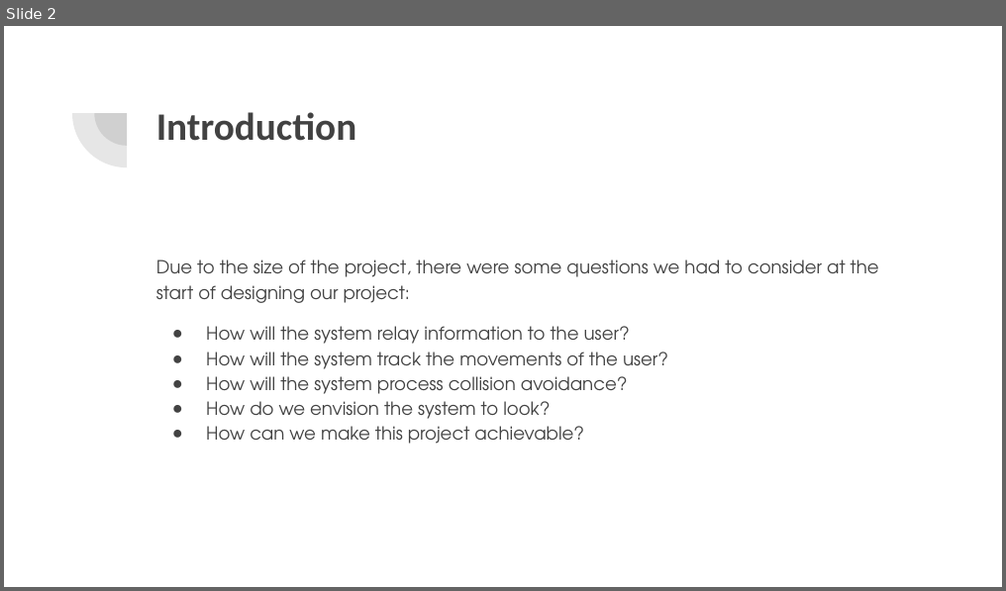
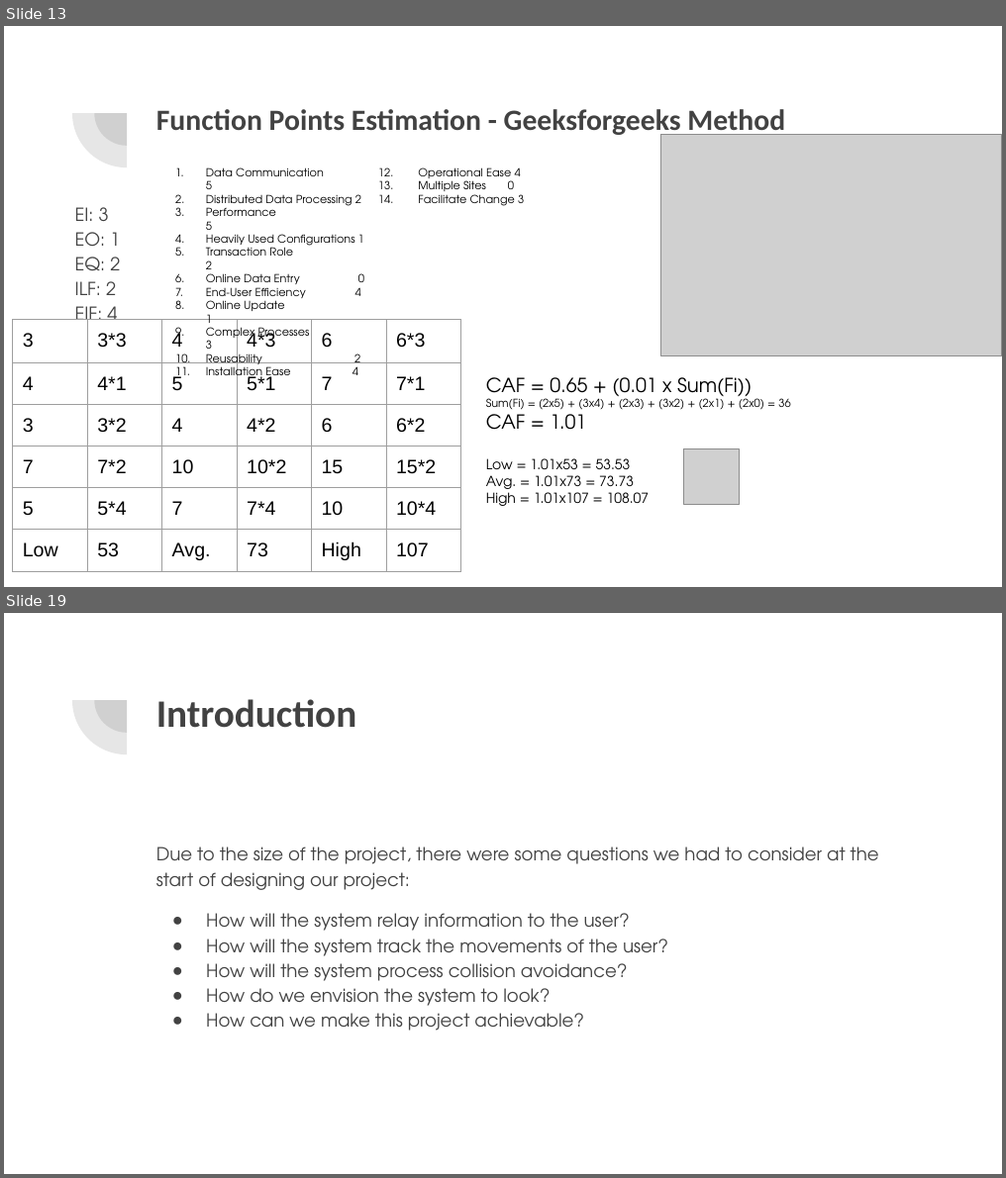
Before and after one commit to awyeasting/BlindSight, a slide deck: Documents/October Presentation.pptx. Shown one above the other, each under a label of ours: slide 2 before the commit, slides 13 and 19 after it; the slides between them are not shown. The pictures are 1006x591 and 1006x1178 pixels, drawn with LibreOffice and Linux fonts; fonts in the diff are those of the drawing; grey boxes stand for pictures. Boxes give left, top, right and bottom in pixels: in the first picture for what was removed or moved away, otherwise in the second. Text is boxed around its words. In the diff, an @@ line names an element or a change of style, - is before the commit and + after.

```diff
--- a/Documents/October Presentation.pptx
+++ b/Documents/October Presentation.pptx
@@ slide 13 added at [4,26,1002,587], background #FFFFFF; not listed: 2 template elements that a slide beside it also shows @@
@@ title added at [156,109,785,137], 21.2 pt, text #424242, bold @@
+Function Points Estimation - Geeksforgeeks Method
@@ picture added at [661,135,1002,358] @@
@@ text added at [206,168,364,381], 8 pt, text #000000 @@
+1. Data Communication 5
+2. Distributed Data Processing 2
+3. Performance 5
+4. Heavily Used Configurations 1
+5. Transaction Role 2
+6. Online Data Entry 0
+7. End-User Efficiency 4
+8. Online Update 1
+9. Complex Processes 3
+10. Reusability 2
+11. Installation Ease 4
@@ text added at [378,168,524,206], 8 pt, text #000000 @@
+12. Operational Ease 4
+13. Multiple Sites 0
+14. Facilitate Change 3
@@ text added at [75,207,120,328], 13 pt, text #424242 @@
+EI: 3
+EO: 1
+EQ: 2
+ILF: 2
+EIF: 4
@@ table added at [13,319,462,587], 6 rows, 6 columns @@
+3 | 3*3 | 4 | 4*3 | 6 | 6*3
+4 | 4*1 | 5 | 5*1 | 7 | 7*1
+3 | 3*2 | 4 | 4*2 | 6 | 6*2
+7 | 7*2 | 10 | 10*2 | 15 | 15*2
+5 | 5*4 | 7 | 7*4 | 10 | 10*4
+Low | 53 | Avg. | 73 | High | 107
@@ text added at [486,377,790,506], 10 pt, text #000000 @@
+CAF = 0.65 + (0.01 x Sum(Fi))
+Sum(Fi) = (2x5) + (3x4) + (2x3) + (3x2) + (2x1) + (2x0) = 36
+CAF = 1.01
+Low = 1.01x53 = 53.53
+Avg. = 1.01x73 = 73.73
+High = 1.01x107 = 108.07
@@ picture added at [683,449,739,504] @@
@@ what was slide 2 is now slide 19 @@
```
Also in this commit, not shown: 16 other slides added.
